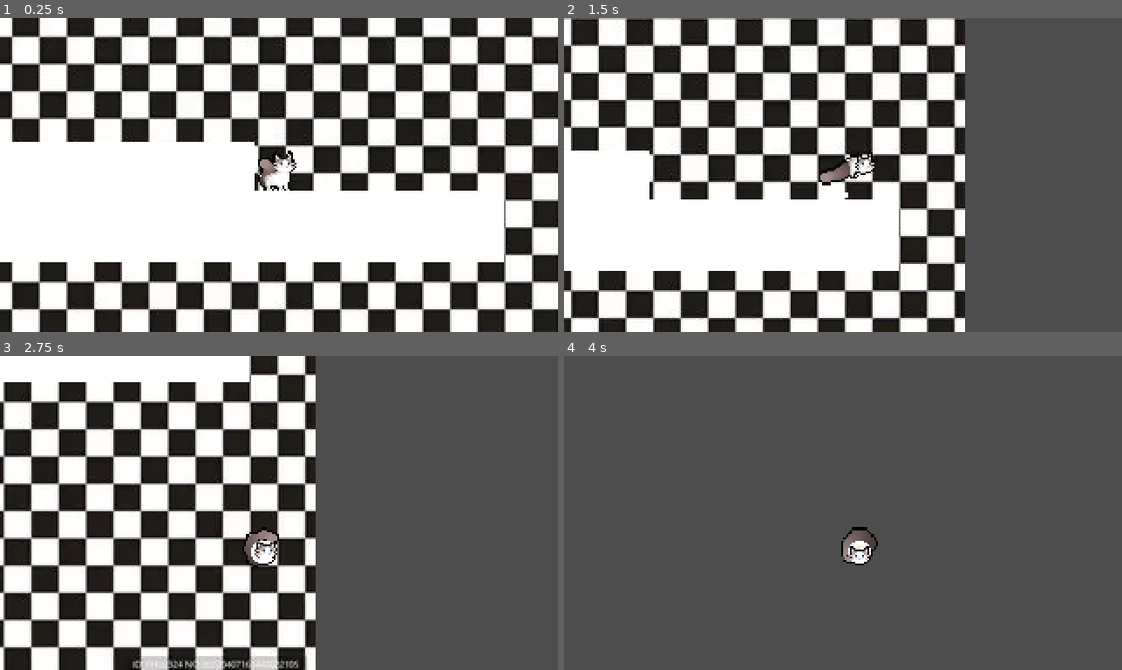
Above: before the commit, frames 1-4 (two rows, left to right).
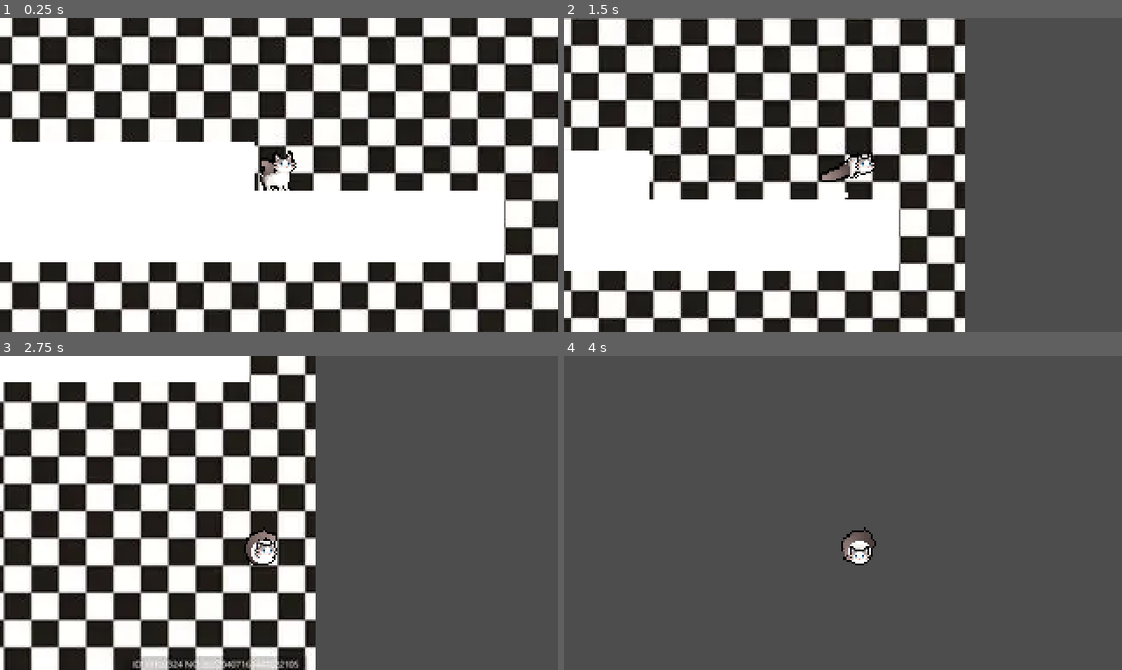
Above: after the commit, the same moments.

Repository: Schi2oid/the-8-am-zoomies
Game: Godot game, scene res://scenes/main.tscn
The game is run twice, just before and just after one commit, with the same random seed, the same clock (stepped at 60 frames per second) and the same inputs.
Inputs:
- Up to frame 1 (0.25 s): no input
- Up to frame 2 (1.5 s): hold Z (jump) 0.53-1.28 s; hold Right (ui_right) from 0.53 s (still down); tap C (dash) at 0.6 s; tap Z (jump) at 1.35 s
- Up to frame 3 (2.75 s): tap Z (jump) at 1.52, 1.82 s; tap C (dash) at 1.55, 2.1 s; release Right (ui_right) at 2.03 s; hold Left (ui_left) from 2.03 s (still down); hold Z (jump) from 2.03 s (still down)
- Up to frame 4 (4 s): release Left (ui_left) at 2.78 s; release Z (jump) at 2.78 s; hold Right (ui_right) from 2.78 s (still down); tap C (dash) at 2.85 s; tap Z (jump) at 3.02, 3.32 s; hold Z (jump) from 3.53 s (still down)

The runs differ from the first frame. In frame 1, less than 0.1% of the frame differs, in the area x 46-50%, y 44-54%; in frame 2, 0.1%; in frame 3, 0.1%, in the area x 43-50%, y 54-68%; in frame 4, 0.1%.

Commit message:
0.5.12.4

Diff:
--- a/scenes/saffy.tscn
+++ b/scenes/saffy.tscn
@@ -7,6 +7,7 @@
 [ext_resource type="Texture2D" uid="uid://052w1s7ijri" path="res://sprites/cat_stand-Sheet.png" id="5_emoba"]
 [ext_resource type="Script" uid="uid://bnqhx727asg5" path="res://scripts/body.gd" id="5_t07dh"]
 [ext_resource type="Texture2D" uid="uid://bbwe3vejyxlun" path="res://sprites/cat_roll-Sheet.png" id="6_o4j3g"]
+[ext_resource type="Texture2D" uid="uid://dd8hc0sg7kwbe" path="res://sprites/run_without_outline.png" id="7_qw7xb"]
 [ext_resource type="Script" uid="uid://x07dk3h7u08n" path="res://scripts/camera_2d.gd" id="9_hpgf4"]
 [ext_resource type="Script" uid="uid://hyi0awgf73eq" path="res://scripts/tail_new.gd" id="9_qw7xb"]
 
@@ -116,6 +117,38 @@
 atlas = ExtResource("6_o4j3g")
 region = Rect2(128, 0, 32, 32)
 
+[sub_resource type="AtlasTexture" id="AtlasTexture_rki5y"]
+atlas = ExtResource("7_qw7xb")
+region = Rect2(0, 0, 32, 32)
+
+[sub_resource type="AtlasTexture" id="AtlasTexture_6hxpa"]
+atlas = ExtResource("7_qw7xb")
+region = Rect2(32, 0, 32, 32)
+
+[sub_resource type="AtlasTexture" id="AtlasTexture_5c8cy"]
+atlas = ExtResource("7_qw7xb")
+region = Rect2(64, 0, 32, 32)
+
+[sub_resource type="AtlasTexture" id="AtlasTexture_gtwhl"]
+atlas = ExtResource("7_qw7xb")
+region = Rect2(96, 0, 32, 32)
+
+[sub_resource type="AtlasTexture" id="AtlasTexture_j55ij"]
+atlas = ExtResource("7_qw7xb")
+region = Rect2(128, 0, 32, 32)
+
+[sub_resource type="AtlasTexture" id="AtlasTexture_d1065"]
+atlas = ExtResource("7_qw7xb")
+region = Rect2(160, 0, 32, 32)
+
+[sub_resource type="AtlasTexture" id="AtlasTexture_gnfk2"]
+atlas = ExtResource("7_qw7xb")
+region = Rect2(192, 0, 32, 32)
+
+[sub_resource type="AtlasTexture" id="AtlasTexture_11j87"]
+atlas = ExtResource("7_qw7xb")
+region = Rect2(224, 0, 32, 32)
+
 [sub_resource type="AtlasTexture" id="AtlasTexture_hpgf4"]
 atlas = ExtResource("4_t07dh")
 region = Rect2(0, 0, 32, 32)
@@ -256,6 +289,35 @@
 }],
 "loop": true,
 "name": &"roll_before",
+"speed": 5.0
+}, {
+"frames": [{
+"duration": 1.0,
+"texture": SubResource("AtlasTexture_rki5y")
+}, {
+"duration": 1.0,
+"texture": SubResource("AtlasTexture_6hxpa")
+}, {
+"duration": 1.0,
+"texture": SubResource("AtlasTexture_5c8cy")
+}, {
+"duration": 1.0,
+"texture": SubResource("AtlasTexture_gtwhl")
+}, {
+"duration": 1.0,
+"texture": SubResource("AtlasTexture_j55ij")
+}, {
+"duration": 1.0,
+"texture": SubResource("AtlasTexture_d1065")
+}, {
+"duration": 1.0,
+"texture": SubResource("AtlasTexture_gnfk2")
+}, {
+"duration": 1.0,
+"texture": SubResource("AtlasTexture_11j87")
+}],
+"loop": true,
+"name": &"run",
 "speed": 5.0
 }, {
 "frames": [{
@@ -513,6 +575,35 @@
 "values": [0, 1]
 }
 
+[sub_resource type="Animation" id="Animation_ssx6h"]
+resource_name = "run"
+length = 0.5333367
+loop_mode = 1
+tracks/0/type = "value"
+tracks/0/imported = false
+tracks/0/enabled = true
+tracks/0/path = NodePath("Visual/CanvasGroup/Sprite2D:frame")
+tracks/0/interp = 1
+tracks/0/loop_wrap = true
+tracks/0/keys = {
+"times": PackedFloat32Array(0, 0.06666667, 0.13333334, 0.2, 0.26666668, 0.33333334, 0.4, 0.46666667),
+"transitions": PackedFloat32Array(1, 1, 1, 1, 1, 1, 1, 1),
+"update": 1,
+"values": [0, 1, 2, 3, 4, 5, 6, 7]
+}
+tracks/1/type = "value"
+tracks/1/imported = false
+tracks/1/enabled = true
+tracks/1/path = NodePath("Visual/CanvasGroup/Sprite2D:animation")
+tracks/1/interp = 1
+tracks/1/loop_wrap = true
+tracks/1/keys = {
+"times": PackedFloat32Array(0),
+"transitions": PackedFloat32Array(1),
+"update": 1,
+"values": [&"run"]
+}
+
 [sub_resource type="AnimationLibrary" id="AnimationLibrary_fcum2"]
 _data = {
 &"RESET": SubResource("Animation_fcum2"),
@@ -521,6 +612,7 @@
 &"roll": SubResource("Animation_rki5y"),
 &"roll_after": SubResource("Animation_5c8cy"),
 &"roll_before": SubResource("Animation_6hxpa"),
+&"run": SubResource("Animation_ssx6h"),
 &"up": SubResource("Animation_dupiu")
 }
 
--- a/scripts/saffy.gd
+++ b/scripts/saffy.gd
@@ -135,12 +135,13 @@
 		State.IDLE:
 			if(current_state == State.DOWN):
 				anim.play("up")
-			if(current_state == State.DASH):
+			elif(current_state == State.DASH):
 				anim.play("roll_after")
+			else: anim.play("idle")
 			print("Idle!")
 		State.RUN:
 			print("Run!")
-			anim.play("idle")
+			anim.play("run")
 		State.JUMP:
 			anim.play("roll_before")
 			on_floor = false
--- a/scripts/tail_new.gd
+++ b/scripts/tail_new.gd
@@ -13,8 +13,8 @@
 @export var pos: Vector2 = Vector2(-7.0, 2.0)
 
 # --- 像素圆绘图参数 ---
-@export var radius_start: int = 4
-@export var radius_end: int = 2
+@export var radius_start: float = 3.2   # 修改为 float
+@export var radius_end: float = 1.8     # 修改为 float
 @export var color_head: Color = Color("4d3f3dff")
 @export var color_tail: Color = Color("a38e8bff")
 
@@ -80,34 +80,41 @@
 	queue_redraw()
 
 func _draw():
-	# 【核心改动 1】：绝对不取整！保留主角的亚像素小数部分
+	# 保持原点带有小数，以同步主角的亚像素位移
 	var exact_draw_origin = prev_root_global - global_position
 
 	for i in range(length):
 		var t = float(i) / float(length - 1 if length > 1 else 1)
-		var r = int(lerp(radius_start, radius_end, t))
+
+		# 【修改】：保留浮点半径，不进行 int 转换
+		var r = lerp(radius_start, radius_end, t)
 		var color = color_head.lerp(color_tail, t)
 
-		# 【核心改动 2】：仅仅对内部相对坐标取整。
-		# 浮点原点 + 纯整数偏移 = 保证该中心点的小数部分与主角绝对一致！
+		# 内部坐标取整，确保像素对齐逻辑
 		var center = exact_draw_origin + relative_points[i].round()
 
 		draw_perfect_pixel_circle(center, r, color)
 
-## 核心函数：绘制完美像素圆，同时保留坐标小数部分
-func draw_perfect_pixel_circle(center: Vector2, radius: int, color: Color):
-	if radius <= 0:
-		# 半径为 0 时，在拥有精确小数坐标的 center 位置绘制 1x1 像素
+## 核心函数：支持浮点半径的完美像素圆
+func draw_perfect_pixel_circle(center: Vector2, radius: float, color: Color):
+	if radius <= 0.0:
+		return
+
+	# 极小半径处理
+	if radius < 0.5:
 		draw_rect(Rect2(center, Vector2(1, 1)), color)
 		return
 
-	# 在局部的整数网格中遍历
-	for y in range(-radius, radius + 1):
-		for x in range(-radius, radius + 1):
-			# 中点圆判定算法 (使用 + 0.5 让边缘圆润对称)
-			if x*x + y*y <= (radius * radius + radius * 0.5):
-				# center 带有小数，x 和 y 是纯整数
-				# 这意味着生成的每一个 Rect 的起始坐标，都完美携带了主角的亚像素偏移！
+	# 确定采样范围：向上取整确保覆盖边缘
+	var ceil_r = int(ceil(radius))
+	var r_sq = radius * radius
+
+	# 遍历局部像素网格
+	for y in range(-ceil_r, ceil_r + 1):
+		for x in range(-ceil_r, ceil_r + 1):
+			# 标准圆方程：距离平方 <= 半径平方
+			if x*x + y*y <= r_sq:
+				# center 携带亚像素偏移，(x, y) 保证了像素块的相对完整
 				draw_rect(Rect2(center + Vector2(x, y), Vector2(1, 1)), color)
 
 # 控制接口
Not shown: 1 places in scenes/saffy.tscn that only renumber resources
Binary file added: sprites/run_without_outline.png
Not shown, added: sprites/run_without_outline.png.import
